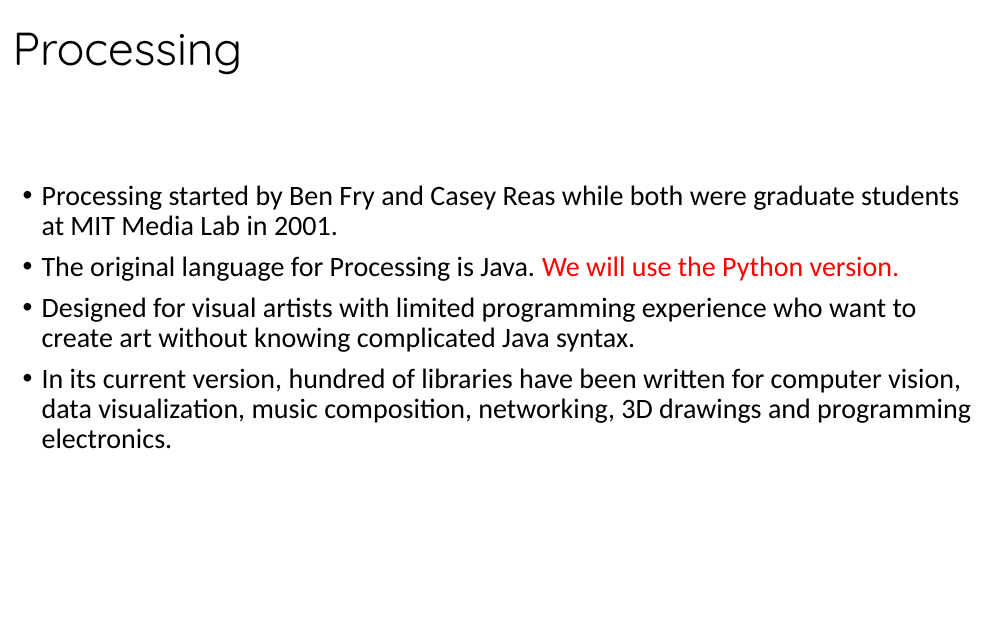
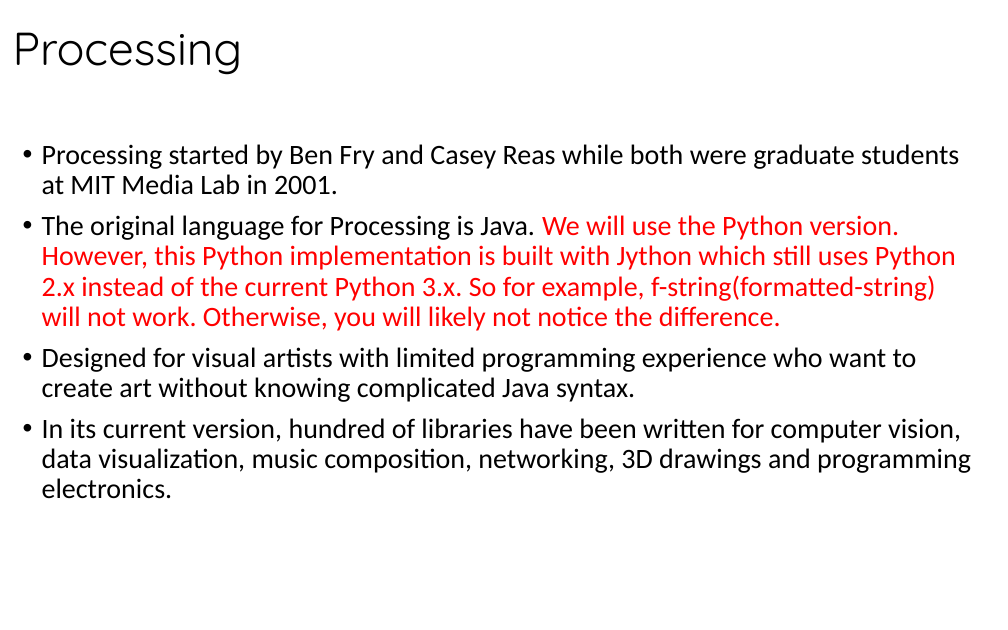
Before and after one commit to LongBaoNguyen/longbaonguyen.github.io, a slide deck: slide 2 of courses/apcsp/processing_arcade/processing1.pptx. Drawn at 1008x630 pixels with LibreOffice and Linux fonts; fonts in the diff are those of the drawing. Boxes give left, top, right and bottom in pixels: in the first picture for what was removed or moved away, otherwise in the second. Text is boxed around its words. In the diff, an @@ line names an element or a change of style, - is before the commit and + after.

Commit message:
processing

```diff
--- a/courses/apcsp/processing_arcade/processing1.pptx
+++ b/courses/apcsp/processing_arcade/processing1.pptx
@@ text at (42,215,956,331): text changed; text colour #000000 to #FF0000 @@
-• The original language for Processing is Java. We will use the Python version.
+• The original language for Processing is Java. We will use the Python version. However, this Python implementation is built with Jython which still uses Python 2.x instead of the current Python 3.x. So for example, f-string(formatted-string) will not work. Otherwise, you will likely not notice the difference.
```
Also in this commit, not shown: 4 other slides changed, 13 slides added, 20 other files.
